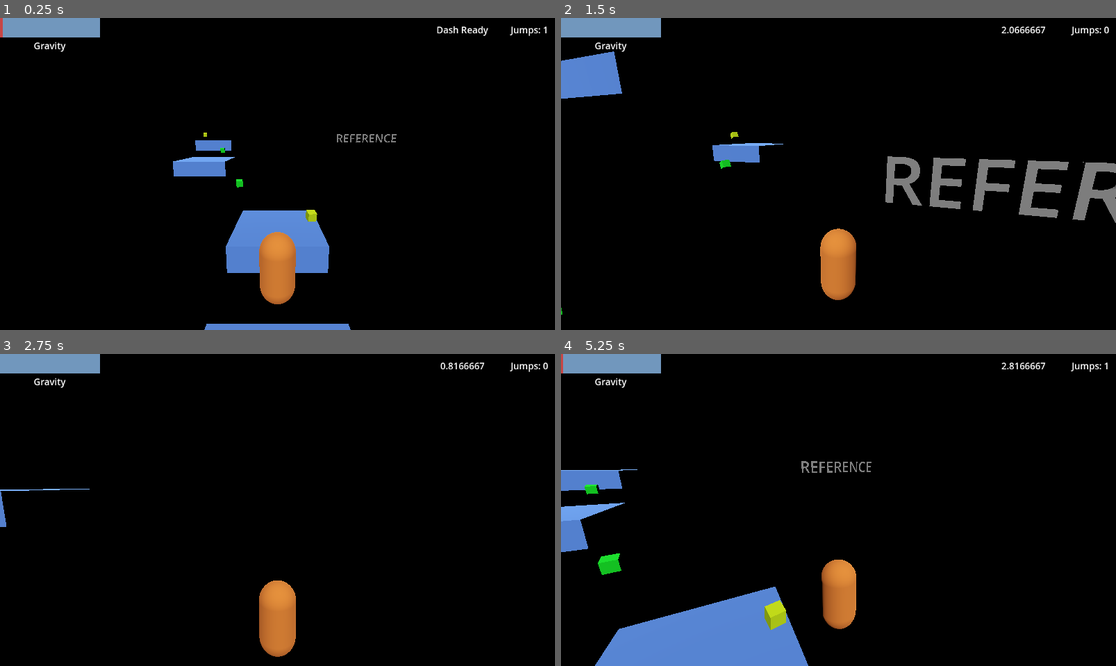
Above: before the commit, frames 1-4 (two rows, left to right).
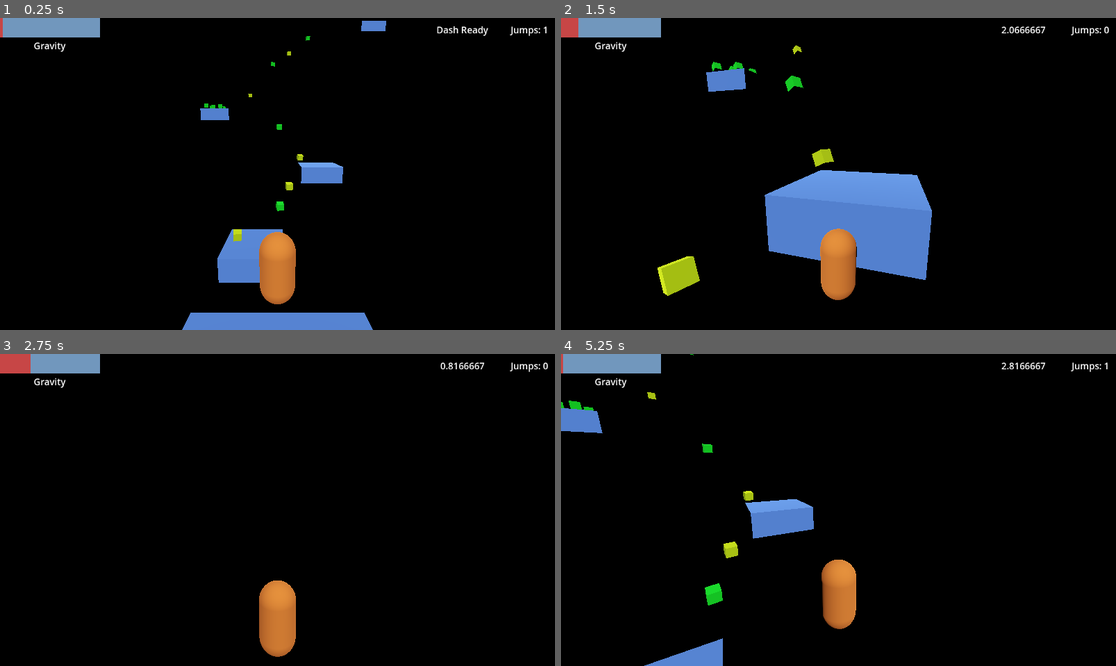
Above: after the commit, the same moments.

Repository: tobiasjdcolvin/Void-Sprinter
Game: Godot game, scene res://levels/level_one.tscn
Two runs of this game, one before a commit and one after it. Both use one fixed random seed, a clock stepped at 60 frames per second and the inputs below.
Inputs (mouse positions are in pixels of both pictures, inside the frame that each line leads up to):
- Up to frame 1 (0.25 s): no input
- Up to frame 2 (1.5 s): move the mouse to (866, 174) at 0.52 s; hold Shift (dash) 0.53-1.28 s; hold W (forward) from 0.53 s (still down); tap Space (jump) at 0.77 s; move the mouse to (810, 174) at 1.27 s; tap Shift (dash) at 1.35 s
- Up to frame 3 (2.75 s): keep holding W (forward); tap Space (jump) at 1.52 s; move the mouse to (288, 503) at 2.02 s; hold Shift (dash) from 2.03 s (still down)
- Up to frame 4 (5.25 s): keep holding W (forward); move the mouse to (832, 516) at 2.77 s; release Shift (dash) at 2.78 s; tap Shift (dash) at 2.85, 4.35 s; tap Space (jump) at 3.02, 3.77, 4.52 s; move the mouse to (877, 513) at 3.52 s; hold Shift (dash) 3.53-4.28 s; tap Enter at 4.25 s; move the mouse to (794, 506) at 4.27 s; tap R (reset) at 5 s; move the mouse to (844, 510) at 5.02 s; hold Shift (dash) from 5.03 s (still down)

The runs differ from the first frame. In frame 1, 5.4% of the frame differs, in the area x 31-72%, y 0-100%; in frame 2, 14%, in the area x 0-100%, y 0-96%; in frame 3, 0.5%; in frame 4, 9.7%.

Commit message:
Blocked out first level

Diff:
--- a/levels/level_one.tscn
+++ b/levels/level_one.tscn
@@ -1,48 +1,111 @@
 [gd_scene load_steps=7 format=3 uid="uid://bkfxtiavayq4k"]
 
 [ext_resource type="PackedScene" uid="uid://blbyky0qw54e0" path="res://levels/level.tscn" id="1_yigoe"]
-[ext_resource type="PackedScene" uid="uid://lkdfpjqlndm0" path="res://platforms/platform_reg.tscn" id="2_instf"]
-[ext_resource type="PackedScene" uid="uid://ongkf3htb78x" path="res://platforms/platform_reg_moving.tscn" id="3_1rw22"]
+[ext_resource type="PackedScene" uid="uid://c3xs6biqutqbs" path="res://platforms/platform_flat.tscn" id="2_vcik4"]
+[ext_resource type="PackedScene" uid="uid://cfrhkt4u62no8" path="res://platforms/platform_large.tscn" id="2_vof0b"]
+[ext_resource type="PackedScene" uid="uid://dtpnuvypimdkx" path="res://platforms/platform_small.tscn" id="3_1s6tc"]
 [ext_resource type="PackedScene" uid="uid://1d56f4hpoikm" path="res://pickups/pickup_jump.tscn" id="3_54qat"]
 [ext_resource type="PackedScene" uid="uid://tl82a2m8rhfq" path="res://pickups/pickup_grav.tscn" id="4_wfegy"]
 
-[sub_resource type="TextMesh" id="TextMesh_qtbte"]
-text = "REFERENCE"
-font_size = 127
-
 [node name="LevelOne" instance=ExtResource("1_yigoe")]
 
-[node name="PlatformReg1" parent="Platforms" index="0" instance=ExtResource("2_instf")]
-transform = Transform3D(1, 0, 0, 0, 1, 0, 0, 0, 1, 2.08165e-12, -0.5, 2.08165e-12)
+[node name="PlatformFlat" parent="Platforms" index="0" instance=ExtResource("2_vcik4")]
+transform = Transform3D(1, 0, 0, 0, 1, 0, 0, 0, 1, -24.0232, 44.522, -56.816)
 
-[node name="PlatformReg2" parent="Platforms" index="1" instance=ExtResource("2_instf")]
-transform = Transform3D(1, 0, 0, 0, 1, 0, 0, 0, 1, 2.08165e-12, 1.31792, -11.0614)
+[node name="PlatformLarge" parent="Platforms" index="1" instance=ExtResource("2_vof0b")]
 
-[node name="PlatformReg4" parent="Platforms" index="2" instance=ExtResource("2_instf")]
-transform = Transform3D(1, 0, 0, 0, 1, 0, 0, 0, 1, -12.4771, 8.076, -38.372)
+[node name="PlatformSmall" parent="Platforms" index="2" instance=ExtResource("3_1s6tc")]
+transform = Transform3D(1, 0, 0, 0, 1, 0, 0, 0, 1, -2, 2, -11.2272)
 
-[node name="PlatformRegMoving" parent="Platforms" index="3" instance=ExtResource("3_1rw22")]
-transform = Transform3D(1, 0, 0, 0, 1, 0, 0, 0, 1, -10.4961, 3.83345, -25.3692)
-move_direc = "up"
+[node name="PlatformSmall2" parent="Platforms" index="3" instance=ExtResource("3_1s6tc")]
+transform = Transform3D(1, 0, 0, 0, 1, 0, 0, 0, 1, 5.35991, 7.4688, -21.4669)
 
-[node name="PickupJump1" parent="Pickups" index="0" instance=ExtResource("3_54qat")]
-transform = Transform3D(1, 0, 0, 0, 1, 0, 0, 0, 1, 0, 2.92553, -4.95362)
+[node name="PlatformSmall3" parent="Platforms" index="4" instance=ExtResource("3_1s6tc")]
+transform = Transform3D(1, 0, 0, 0, 1, 0, 0, 0, 1, -11.1494, 16.0661, -34.7767)
 
-[node name="PickupJump2" parent="Pickups" index="1" instance=ExtResource("3_54qat")]
-transform = Transform3D(1, 0, 0, 0, 1, 0, 0, 0, 1, -4.26154, 4.56189, -17.2052)
+[node name="PlatformSmall4" parent="Platforms" index="5" instance=ExtResource("3_1s6tc")]
+transform = Transform3D(1, 0, 0, 0, 1, 0, 0, 0, 1, 19.8114, 34.6142, -43.9114)
 
-[node name="PickupJump3" parent="Pickups" index="2" instance=ExtResource("3_54qat")]
-transform = Transform3D(1, 0, 0, 0, 1, 0, 0, 0, 1, -9.49616, 7.48658, -30.311)
+[node name="PlatformLarge2" parent="Platforms" index="6" instance=ExtResource("2_vof0b")]
+transform = Transform3D(1, 0, 0, 0, 1, 0, 0, 0, 1, 1.50836, 62.6958, -73.6278)
 
-[node name="PickupGrav" parent="Pickups" index="3" instance=ExtResource("4_wfegy")]
-transform = Transform3D(1, 0, 0, 0, 1, 0, 0, 0, 1, 2.8183, 3.15789, -11.0043)
+[node name="PickupGrav" parent="Pickups" index="0" instance=ExtResource("4_wfegy")]
+transform = Transform3D(1, 0, 0, 0, 1, 0, 0, 0, 1, -3.46781, 3.60908, -11.3087)
 
-[node name="PickupGrav2" parent="Pickups" index="4" instance=ExtResource("4_wfegy")]
-transform = Transform3D(1, 0, 0, 0, 1, 0, 0, 0, 1, -14.7838, 10.264, -37.4536)
+[node name="PickupGrav2" parent="Pickups" index="1" instance=ExtResource("4_wfegy")]
+transform = Transform3D(1, 0, 0, 0, 1, 0, 0, 0, 1, 1.30384, 6.59522, -17.0877)
+
+[node name="PickupGrav3" parent="Pickups" index="2" instance=ExtResource("4_wfegy")]
+transform = Transform3D(1, 0, 0, 0, 1, 0, 0, 0, 1, 3.16448, 9.20825, -23.4695)
+
+[node name="PickupGrav4" parent="Pickups" index="3" instance=ExtResource("4_wfegy")]
+transform = Transform3D(1, 0, 0, 0, 1, 0, 0, 0, 1, 2.29151, 28.3202, -38.6401)
+
+[node name="PickupGrav6" parent="Pickups" index="4" instance=ExtResource("4_wfegy")]
+transform = Transform3D(1, 0, 0, 0, 1, 0, 0, 0, 1, -24.9143, 45.8807, -55.9337)
+
+[node name="PickupGrav7" parent="Pickups" index="5" instance=ExtResource("4_wfegy")]
+transform = Transform3D(1, 0, 0, 0, 1, 0, 0, 0, 1, -22.0124, 45.8807, -58.1575)
+
+[node name="PickupGrav8" parent="Pickups" index="6" instance=ExtResource("4_wfegy")]
+transform = Transform3D(1, 0, 0, 0, 1, 0, 0, 0, 1, -10.6255, 61.2837, -66.7046)
+
+[node name="PickupGrav5" parent="Pickups" index="7" instance=ExtResource("4_wfegy")]
+transform = Transform3D(1, 0, 0, 0, 1, 0, 0, 0, 1, -5.4995, 20.3532, -37.9402)
+
+[node name="PickupJump" parent="Pickups" index="8" instance=ExtResource("3_54qat")]
+transform = Transform3D(1, 0, 0, 0, 1, 0, 0, 0, 1, 1.78828, 2.69034, -2.59421)
+
+[node name="PickupJump2" parent="Pickups" index="9" instance=ExtResource("3_54qat")]
+transform = Transform3D(1, 0, 0, 0, 1, 0, 0, 0, 1, 0.262695, 5.00751, -14.9031)
+
+[node name="PickupJump3" parent="Pickups" index="10" instance=ExtResource("3_54qat")]
+transform = Transform3D(1, 0, 0, 0, 1, 0, 0, 0, 1, 0.262695, 13.5425, -26.0731)
+
+[node name="PickupJump4" parent="Pickups" index="11" instance=ExtResource("3_54qat")]
+transform = Transform3D(1, 0, 0, 0, 1, 0, 0, 0, 1, -10.3672, 17.5994, -33.424)
+
+[node name="PickupJump5" parent="Pickups" index="12" instance=ExtResource("3_54qat")]
+transform = Transform3D(1, 0, 0, 0, 1, 0, 0, 0, 1, -10.3672, 17.5994, -35.6357)
+
+[node name="PickupJump6" parent="Pickups" index="13" instance=ExtResource("3_54qat")]
+transform = Transform3D(1, 0, 0, 0, 1, 0, 0, 0, 1, -12.6459, 17.5994, -35.6357)
+
+[node name="PickupJump7" parent="Pickups" index="14" instance=ExtResource("3_54qat")]
+transform = Transform3D(1, 0, 0, 0, 1, 0, 0, 0, 1, -12.6459, 17.5994, -32.7577)
+
+[node name="PickupJump8" parent="Pickups" index="15" instance=ExtResource("3_54qat")]
+transform = Transform3D(1, 0, 0, 0, 1, 0, 0, 0, 1, -11.8753, 17.5994, -34.3296)
+
+[node name="PickupJump9" parent="Pickups" index="16" instance=ExtResource("3_54qat")]
+transform = Transform3D(1, 0, 0, 0, 1, 0, 0, 0, 1, -0.921494, 25.8949, -37.2187)
+
+[node name="PickupJump10" parent="Pickups" index="17" instance=ExtResource("3_54qat")]
+transform = Transform3D(1, 0, 0, 0, 1, 0, 0, 0, 1, 6.01491, 31.327, -39.332)
+
+[node name="PickupJump11" parent="Pickups" index="18" instance=ExtResource("3_54qat")]
+transform = Transform3D(1, 0, 0, 0, 1, 0, 0, 0, 1, -16.6746, 53.3231, -62.4834)
+
+[node name="PickupJump14" parent="Pickups" index="19" instance=ExtResource("3_54qat")]
+transform = Transform3D(1, 0, 0, 0, 1, 0, 0, 0, 1, -19.8117, 50.7706, -59.8345)
+
+[node name="PickupJump12" parent="Pickups" index="20" instance=ExtResource("3_54qat")]
+transform = Transform3D(1, 0, 0, 0, 1, 0, 0, 0, 1, -12.797, 57.9588, -64.821)
+
+[node name="PickupJump16" parent="Pickups" index="21" instance=ExtResource("3_54qat")]
+transform = Transform3D(1, 0, 0, 0, 1, 0, 0, 0, 1, -11.9028, 60.0082, -65.4781)
+
+[node name="PickupJump15" parent="Pickups" index="22" instance=ExtResource("3_54qat")]
+transform = Transform3D(1, 0, 0, 0, 1, 0, 0, 0, 1, -14.461, 55.9845, -63.6476)
+
+[node name="PickupJump13" parent="Pickups" index="23" instance=ExtResource("3_54qat")]
+transform = Transform3D(1, 0, 0, 0, 1, 0, 0, 0, 1, -8.4407, 63.55, -67.6509)
+
+[node name="PickupJump18" parent="Pickups" index="24" instance=ExtResource("3_54qat")]
+transform = Transform3D(1, 0, 0, 0, 1, 0, 0, 0, 1, -5.55701, 64.8966, -68.5667)
+
+[node name="PickupJump17" parent="Pickups" index="25" instance=ExtResource("3_54qat")]
+transform = Transform3D(1, 0, 0, 0, 1, 0, 0, 0, 1, -9.49541, 62.3897, -67.2079)
 
 [node name="PlayerSpawnPoint" parent="PlayerContainer" index="0"]
-transform = Transform3D(1, 0, 0, 0, 1, 0, 0, 0, 1, 2.08165e-12, 6.32037, 2.08165e-12)
-
-[node name="MeshInstance3D" type="MeshInstance3D" parent="." index="7"]
-transform = Transform3D(1, 0, 0, 0, 1, 0, 0, 0, 1, 10.1063, 9.53465, -18.3922)
-mesh = SubResource("TextMesh_qtbte")
+transform = Transform3D(1, 0, 0, 0, 1, 0, 0, 0, 1, 2.08165e-12, 8.67154, 2.08165e-12)
